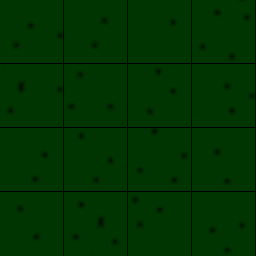
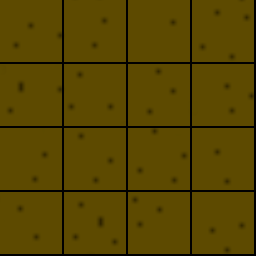
Before/after of a 256 × 256 layered artwork. What changed in the layer stack:
hid "ground", painted on it over [0, 0, 255, 256]
painted on "Background" over [0, 0, 255, 256]
